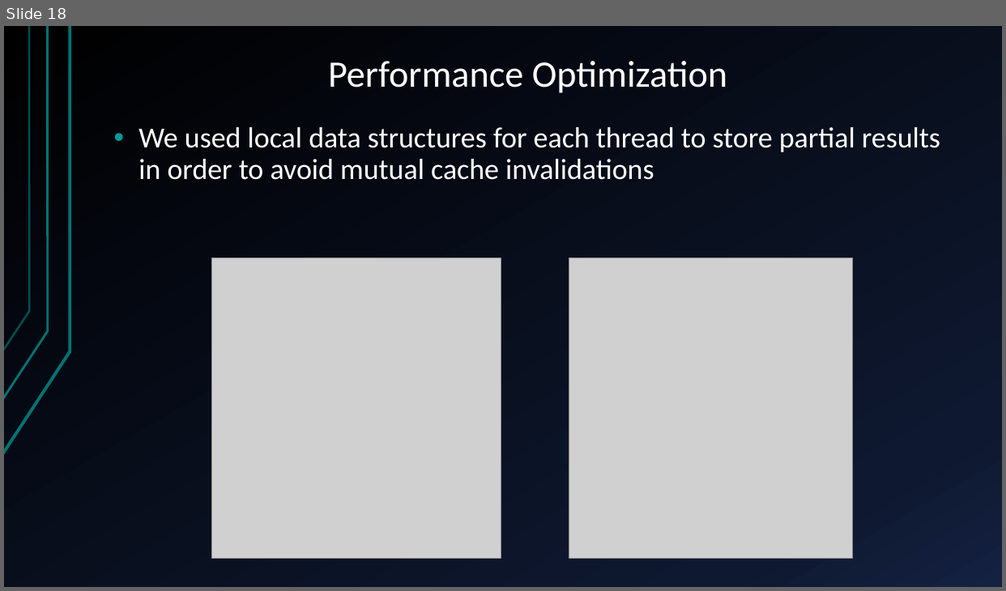
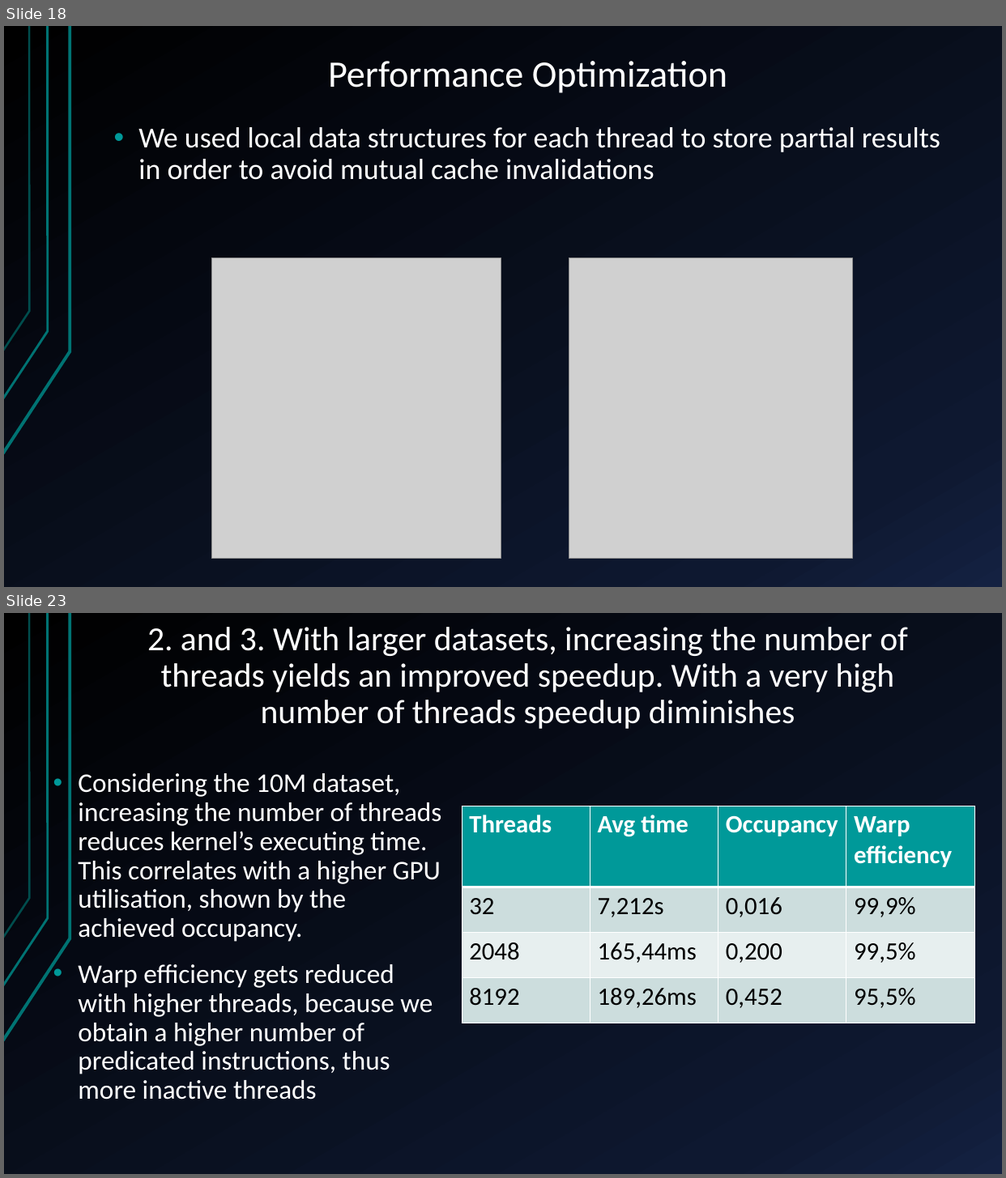
Before and after one commit to glmquint/K-Means-local, a slide deck: documentazione/presentazione.pptx. Shown one above the other, each under a label of ours: slide 18 before the commit, slides 18 and 23 after it; the slides between them are not shown. The pictures are 1006x591 and 1006x1178 pixels, drawn with LibreOffice and Linux fonts; fonts in the diff are those of the drawing; grey boxes stand for pictures; background and template pictures are left out. Boxes give left, top, right and bottom in pixels: in the first picture for what was removed or moved away, otherwise in the second. Text is boxed around its words. In the diff, an @@ line names an element or a change of style, - is before the commit and + after.

```diff
--- a/documentazione/presentazione.pptx
+++ b/documentazione/presentazione.pptx
@@ slide 23 added at (4,613,1002,1174), background gradient #000000 to #0F1931 to #142242; not listed: 3 template elements that a slide beside it also shows @@
@@ title added at (147,627,908,729), 32.4 pt, text #FFFFFF @@
+2. and 3. With larger datasets, increasing the number of threads yields an improved speedup. With a very high number of threads speedup diminishes
@@ text added at (78,773,442,1100), 25.9 pt, text #FFFFFF @@
+• Considering the 10M dataset, increasing the number of threads reduces kernel’s executing time. This correlates with a higher GPU utilisation, shown by the achieved occupancy.
+• Warp efficiency gets reduced with higher threads, because we obtain a higher number of predicated instructions, thus more inactive threads
@@ table added at (462,806,974,1024), 4 rows, 4 columns @@
+Threads | Avg time | Occupancy | Warp efficiency
+32 | 7,212s | 0,016 | 99,9%
+2048 | 165,44ms | 0,200 | 99,5%
+8192 | 189,26ms | 0,452 | 95,5%
```
Also in this commit, not shown: 2 slides changed, 3 other slides added, 17 other files.
